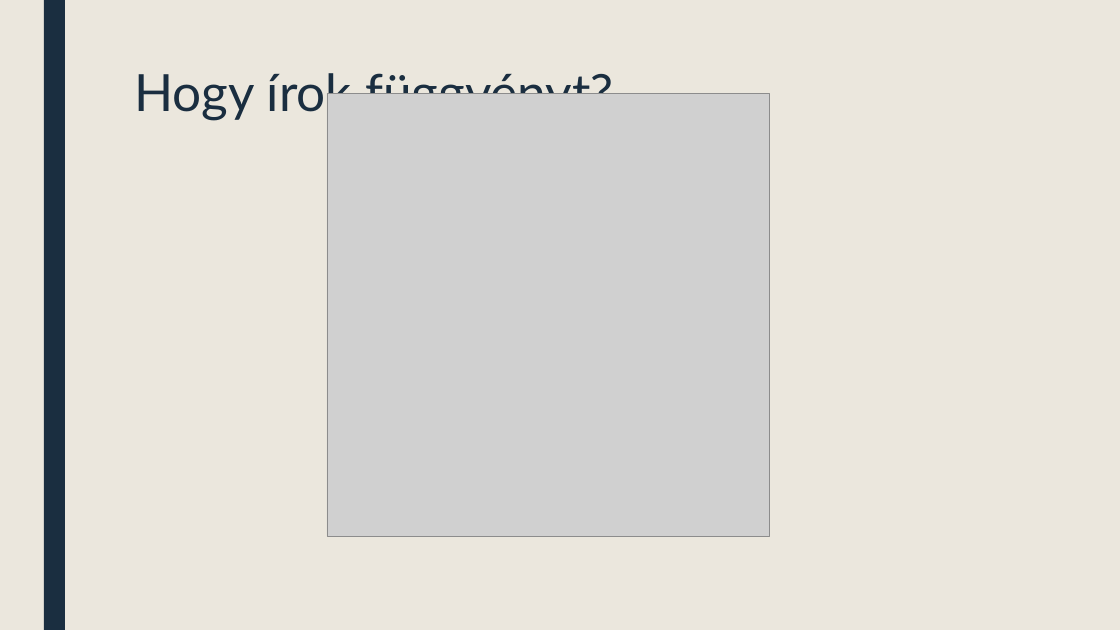
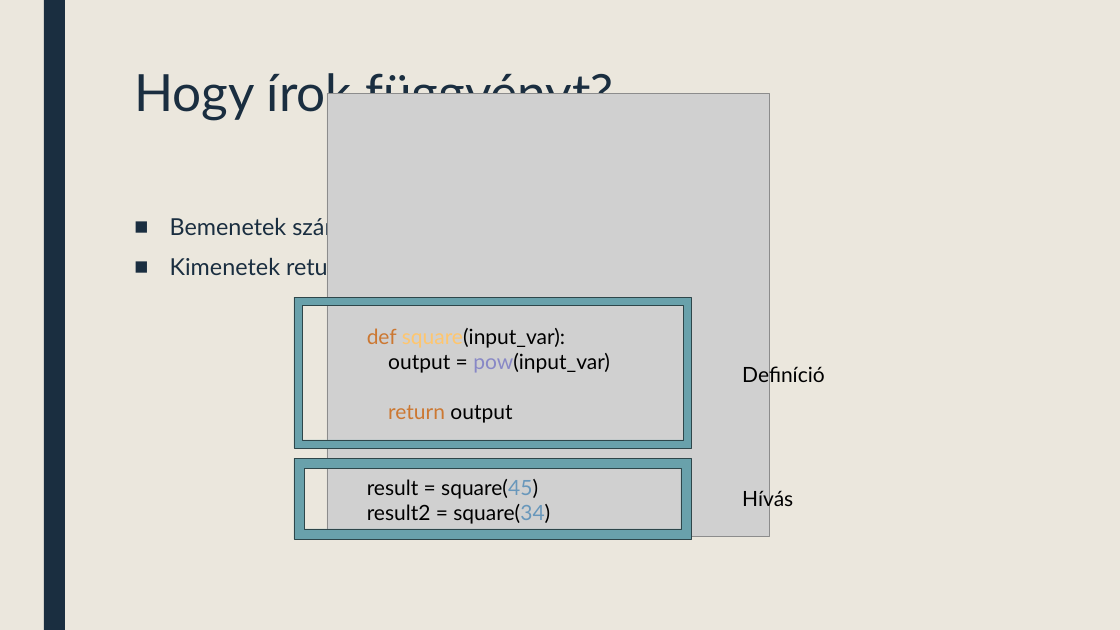
Before and after one commit to istvan-knab/pannonhalma_programozas, a slide deck: slide 4 of elmélet/fuggvenyek.pptx (slide 3 before the commit). Drawn at 1120x630 pixels with LibreOffice and Linux fonts; fonts in the diff are those of the drawing; grey boxes stand for pictures. Boxes give left, top, right and bottom in pixels: in the first picture for what was removed or moved away, otherwise in the second. Text is boxed around its words. In the diff, an @@ line names an element or a change of style, - is before the commit and + after.

```diff
--- a/elmélet/fuggvenyek.pptx
+++ b/elmélet/fuggvenyek.pptx
@@ text added at (x1=170, y1=214, x2=355, y2=281), 20 pt, text #1A2E40 @@
+■ Bemenetek száma hívásnál
+■ Kimenetek return kulcsszó után
@@ frame added at (x1=294, y1=297, x2=691, y2=449), fill #69A1AB, outline #2E474B 0.25 pt @@
@@ text added at (x1=367, y1=328, x2=610, y2=524), 18 pt, text #000000 @@
+def square(input_var):
+output = pow(input_var)
+return output
+result = square(45)
+result2 = square(34)
@@ text added at (x1=742, y1=364, x2=824, y2=387), 18 pt, text #000000 @@
+Definíció
@@ frame added at (x1=294, y1=459, x2=691, y2=539), fill #69A1AB, outline #2E474B 0.25 pt @@
@@ text added at (x1=742, y1=488, x2=793, y2=511), 18 pt, text #000000 @@
+Hívás
```
Also in this commit, not shown: 4 slides added, 1 slide removed, 1 other file.
